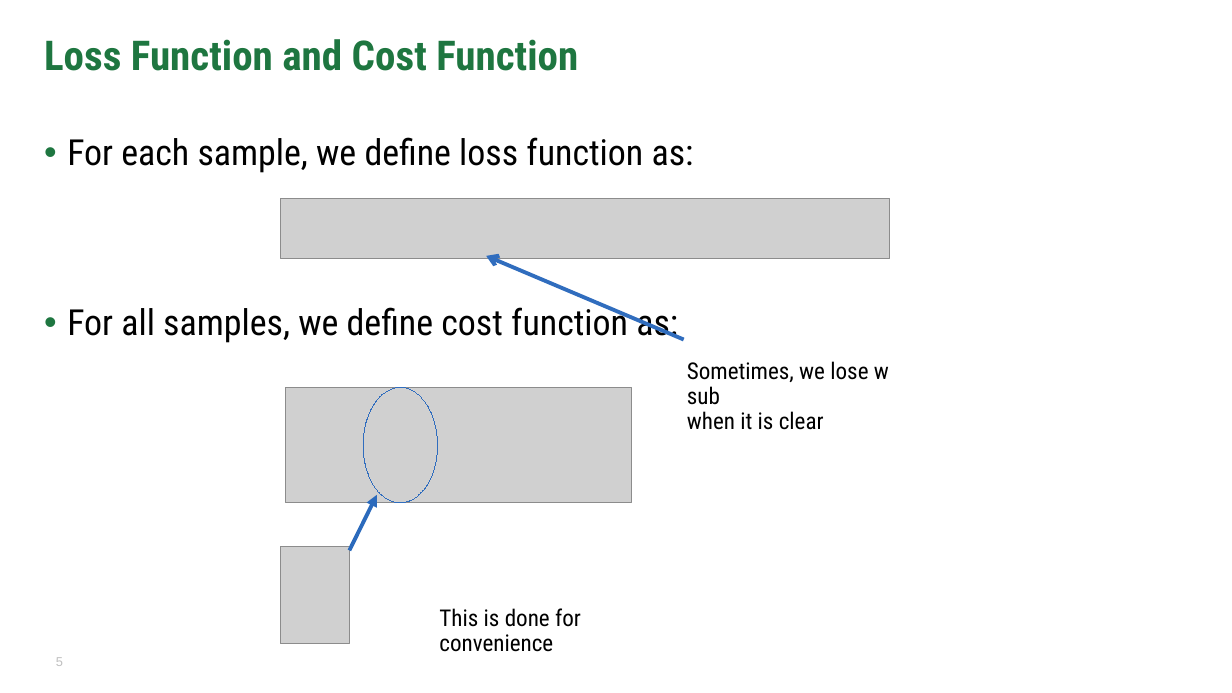
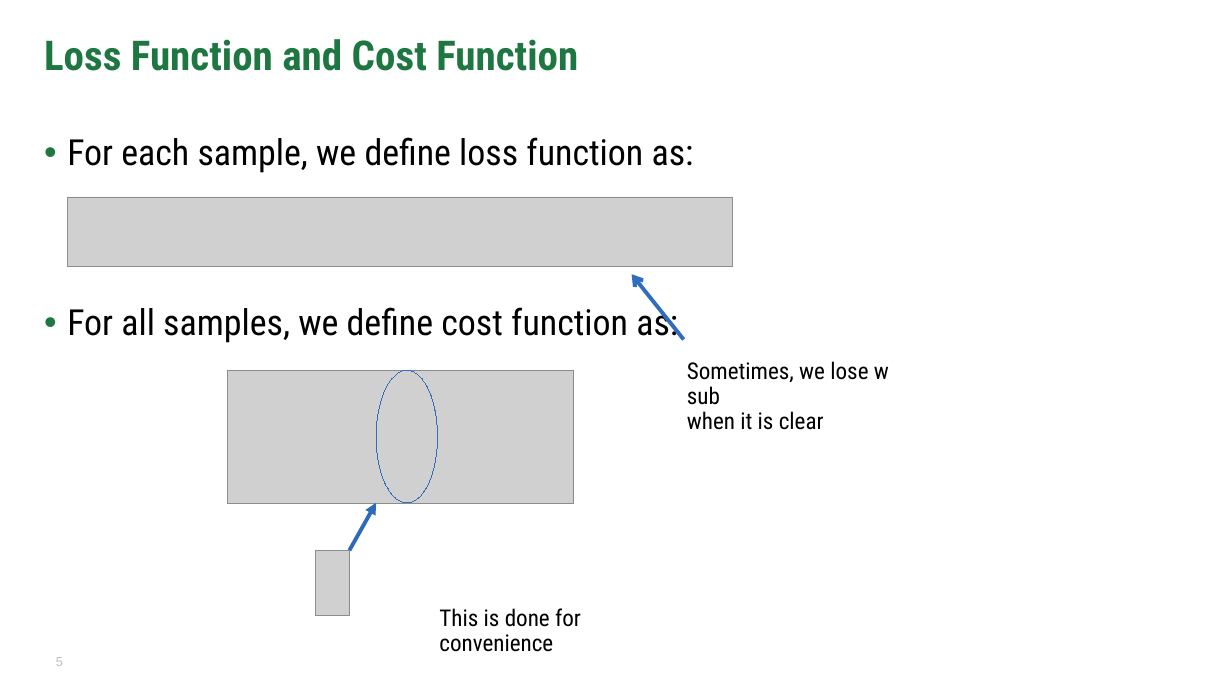
Before and after one commit to fwang2/ML, a slide deck: slide 5 of Slides/Lec-31-Linear-Regression.pptx. Drawn at 1232x693 pixels with LibreOffice and Linux fonts; fonts in the diff are those of the drawing; grey boxes stand for pictures; background and template pictures are left out. Boxes give left, top, right and bottom in pixels: in the first picture for what was removed or moved away, otherwise in the second. Text is boxed around its words. In the diff, an @@ line names an element or a change of style, - is before the commit and + after.

```diff
--- a/Slides/Lec-31-Linear-Regression.pptx
+++ b/Slides/Lec-31-Linear-Regression.pptx
@@ picture added at (x1=67, y1=197, x2=732, y2=266) @@
@@ picture removed at (x1=280, y1=199, x2=890, y2=259) @@
@@ arrow moved from (684, 339) - (486, 256) to (684, 339) - (631, 274) @@
@@ picture resized from (x1=285, y1=387, x2=631, y2=503) to (x1=227, y1=370, x2=574, y2=503) @@
@@ ellipse resized from (x1=363, y1=387, x2=438, y2=503) to (x1=376, y1=370, x2=437, y2=503) @@
@@ arrow moved from (349, 551) - (377, 495) to (349, 551) - (376, 503) @@
@@ picture removed at (x1=280, y1=546, x2=349, y2=644) @@
@@ picture added at (x1=315, y1=551, x2=349, y2=616) @@
```
Also in this commit, not shown: 3 other slides changed, 1 slide added, 5 other files.
